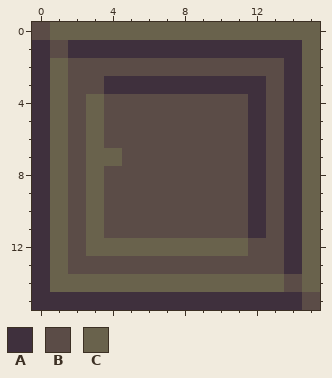
Two versions of one pixel-art sprite, textures/square-dark-square-big.png. Above, as it was before the edit.
The file is 32x32 pixels, drawn in blocks of 2x2; one block is one cell here.
Palette (. is transparent): A #3f303d  B #5b4c47  C #69624c
Pixels before, first column x 0:
 0 BCCCCCCCCCCCCCCC
 1 ABAAAAAAAAAAAAAC
 2 ACBBBBBBBBBBBBAC
 3 ACBBAAAAAAAAABAC
 4 ACBCBBBBBBBBABAC
 5 ACBCBBBBBBBBABAC
 6 ACBCBBBBBBBBABAC
 7 ACBCCBBBBBBBABAC
 8 ACBCBBBBBBBBABAC
 9 ACBCBBBBBBBBABAC
10 ACBCBBBBBBBBABAC
11 ACBCBBBBBBBBABAC
12 ACBCCCCCCCCCBBAC
13 ACBBBBBBBBBBBBAC
14 ACCCCCCCCCCCCCBC
15 AAAAAAAAAAAAAAAB
New version:
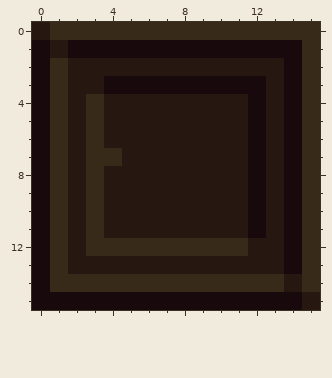
Change:
colour A: #3f303d -> #17090c
colour B: #5b4c47 -> #271711
colour C: #69624c -> #372a18
Boxes around the changes in both pictures, in picture pixels (x1, y1, x2, y2):
changed: (32, 22, 320, 310)
